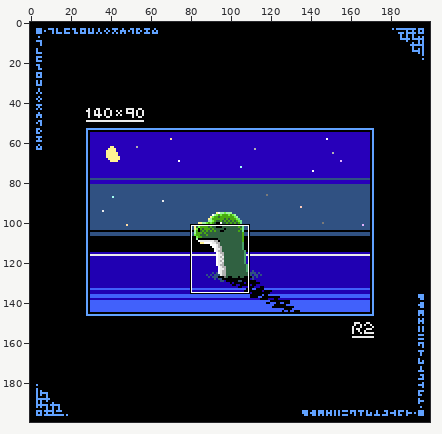
One commit to this pixel-art file: works/artwork/artwork_0002_dinosaurs.aseprite. The first picture is a wide view before the edit; the outline marks the close-up.
Close-up. Before the edit:
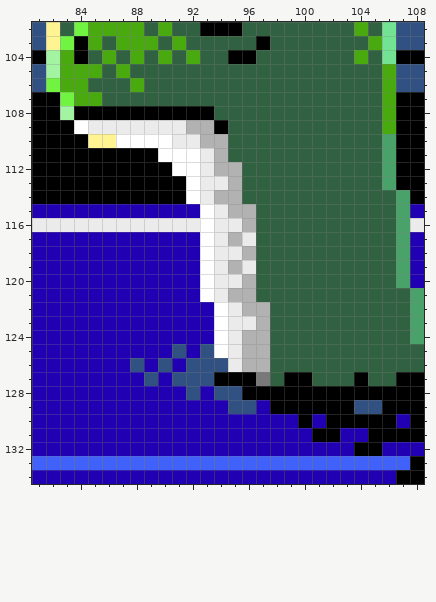
200x200 pixels, 1 frame. Shown: x 81..108, y 102..134.
After the commit:
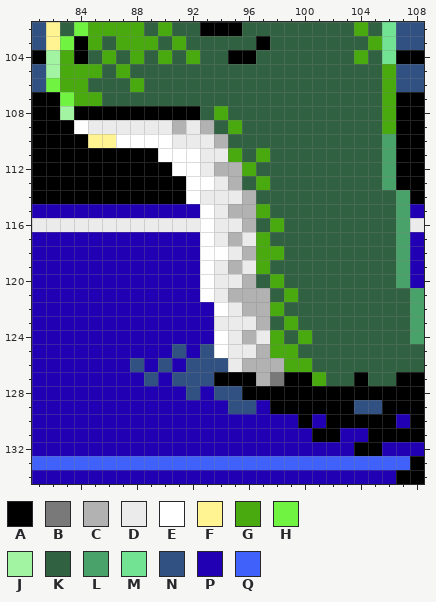
Palette (. is transparent): A #000000  B #797979  C #b2b2b2  D #ebebeb  E #ffffff  F #fff392  G #49aa10  H #71f341  J #a2f3a2  K #306141  L #49a269  M #71e392  N #305182  P #2000b2  Q #4161fb
Changes in this commit:
{"where": "layer \"body\""}
{"y":108,"x":93,"old":"AK","new":"KG"}
{"y":109,"x":91,"old":"DC","new":"CD"}
{"y":109,"x":94,"old":"AK","new":"KG"}
{"y":110,"x":93,"old":"C","new":"D"}
{"y":111,"x":94,"old":"CK","new":"DG"}
{"y":111,"x":97,"old":"K","new":"G"}
{"y":112,"x":96,"old":"K","new":"G"}
{"y":113,"x":93,"old":"D","new":"E"}
{"y":113,"x":97,"old":"K","new":"G"}
{"y":114,"x":94,"old":"CCK","new":"DDC"}
{"y":115,"x":97,"old":"K","new":"G"}
{"y":116,"x":98,"old":"K","new":"G"}
{"y":117,"x":97,"old":"K","new":"G"}
{"y":118,"x":94,"old":"D","new":"E"}
{"y":118,"x":97,"old":"KK","new":"GG"}
{"y":119,"x":97,"old":"K","new":"G"}
{"y":120,"x":98,"old":"K","new":"G"}
{"y":121,"x":97,"old":"K","new":"C"}
{"y":121,"x":99,"old":"K","new":"G"}
{"y":122,"x":98,"old":"K","new":"G"}
{"y":123,"x":94,"old":"E","new":"D"}
{"y":123,"x":99,"old":"K","new":"G"}
{"y":124,"x":97,"old":"CK","new":"DG"}
{"y":124,"x":100,"old":"K","new":"G"}
{"y":125,"x":96,"old":"C","new":"D"}
{"y":125,"x":98,"old":"KK","new":"GG"}
{"y":126,"x":98,"old":"KKK","new":"CGG"}
{"y":127,"x":97,"old":"BK","new":"CB"}
{"y":127,"x":101,"old":"K","new":"G"}
